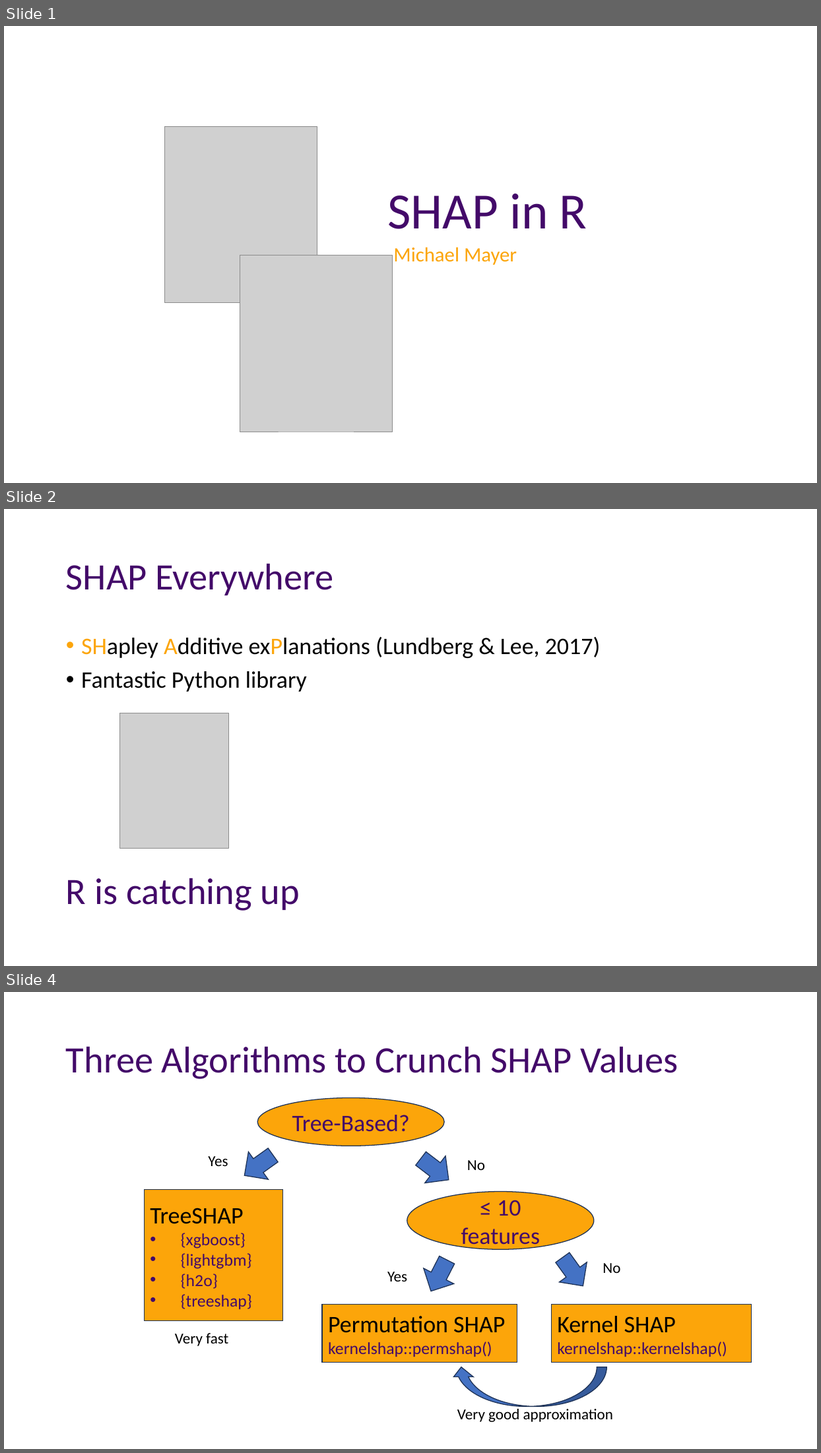
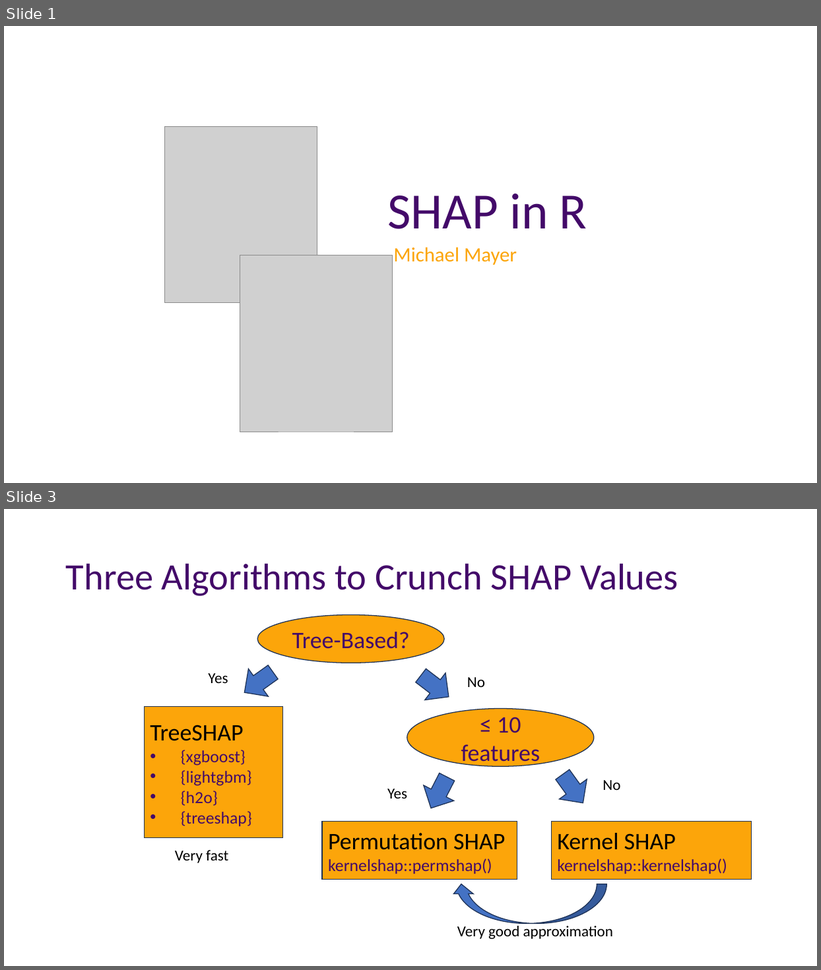
Before and after one commit to mayer79/demo_shapviz, a slide deck: SHAP in R.pptx. Shown one above the other, each under a label of ours: slides 1, 2 and 4 before the commit, slides 1 and 3 after it; the slides between them are not shown. The pictures are 821x1453 and 821x970 pixels, drawn with LibreOffice and Linux fonts; fonts in the diff are those of the drawing; grey boxes stand for pictures. Boxes give left, top, right and bottom in pixels: in the first picture for what was removed or moved away, otherwise in the second. Text is boxed around its words. In the diff, an @@ line names an element or a change of style, - is before the commit and + after.

```diff
--- a/SHAP in R.pptx
+++ b/SHAP in R.pptx
@@ slide 2 removed at (4,509,817,966), background #FFFFFF @@
@@ title removed at (66,563,334,595) @@
-SHAP Everywhere
@@ text removed at (66,637,601,911) @@
-• SHapley Additive exPlanations (Lundberg & Lee, 2017)
-• Fantastic Python library
-R is catching up
@@ picture removed at (120,714,228,849) @@
@@ what was slide 4 is now slide 3 @@
```
Also in this commit, not shown: 3 slides changed, 3 other files.
